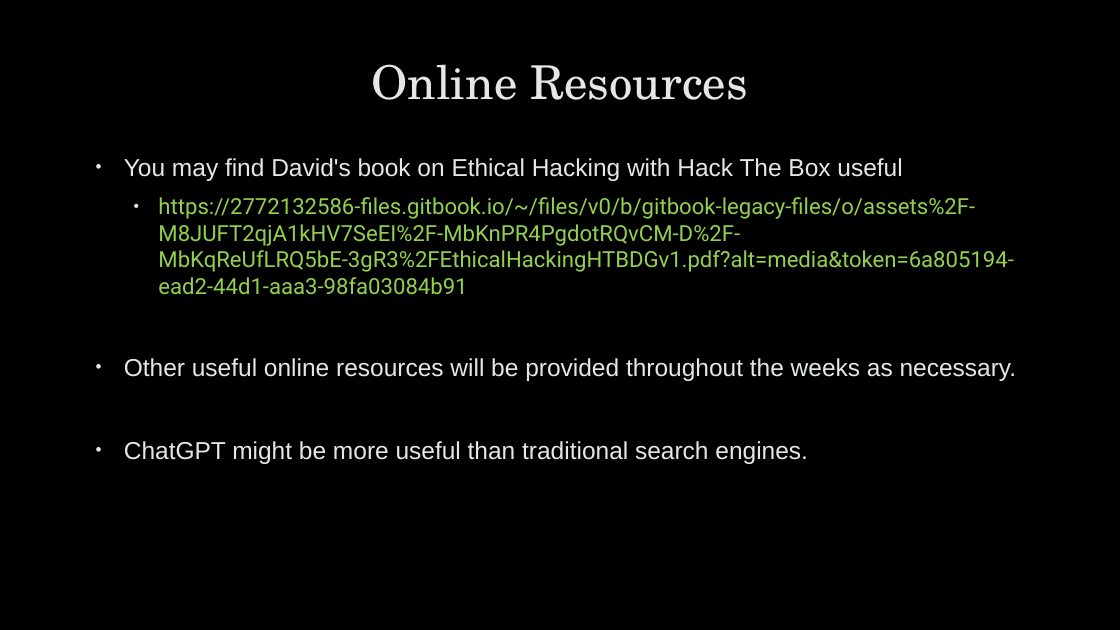
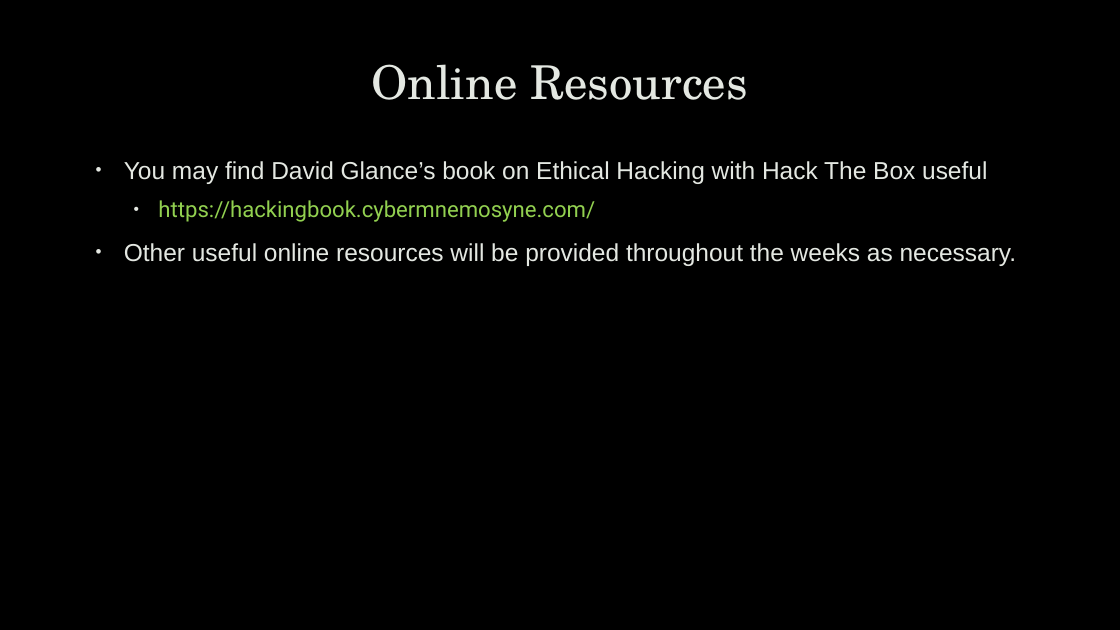
Before and after one commit to uwacyber/cits1003, a slide deck: slide 15 of cits1003-lecture_slides/CITS1003-0 Overview.pptx (slide 29 before the commit). Drawn at 1120x630 pixels with LibreOffice and Linux fonts; fonts in the diff are those of the drawing; background and template pictures are left out. Boxes give left, top, right and bottom in pixels: in the first picture for what was removed or moved away, otherwise in the second. Text is boxed around its words. In the diff, an @@ line names an element or a change of style, - is before the commit and + after.

```diff
--- a/cits1003-lecture_slides/CITS1003-0 Overview.pptx
+++ b/cits1003-lecture_slides/CITS1003-0 Overview.pptx
@@ text at (124, 161, 987, 222): text changed; size 19 to 21 pt; font Roboto to Arial; text colour #92D050 to #E4E8E2 @@
-• You may find David's book on Ethical Hacking with Hack The Box useful
-  • https://2772132586-files.gitbook.io/~/files/v0/b/gitbook-legacy-files/o/assets%2F-M8JUFT2qjA1kHV7SeEI%2F-MbKnPR4PgdotRQvCM-D%2F-MbKqReUfLRQ5bE-3gR3%2FEthicalHackingHTBDGv1.pdf?alt=media&token=6a805194-ead2-44d1-aaa3-98fa03084b91
+• You may find David Glance’s book on Ethical Hacking with Hack The Box useful
+  • https://hackingbook.cybermnemosyne.com/
@@ text at (124, 243, 1017, 266): line spacing 1 to 1.1 @@
@@ text at (124, 441, 808, 464): paragraph removed @@
-• ChatGPT might be more useful than traditional search engines.
```
Also in this commit, not shown: 5 other slides changed, 1 slide added, 25 slides removed, 3 other files.
